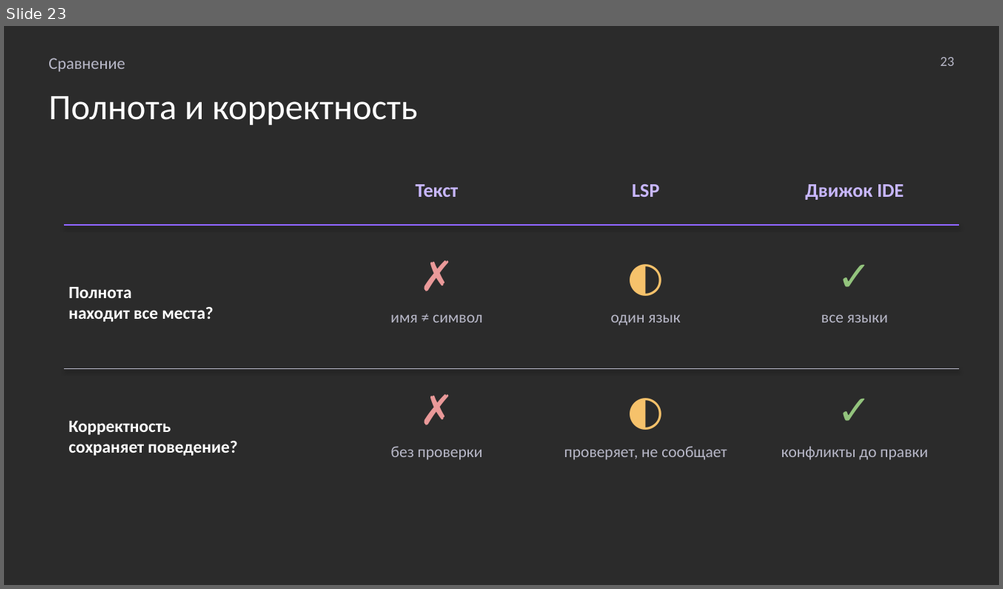
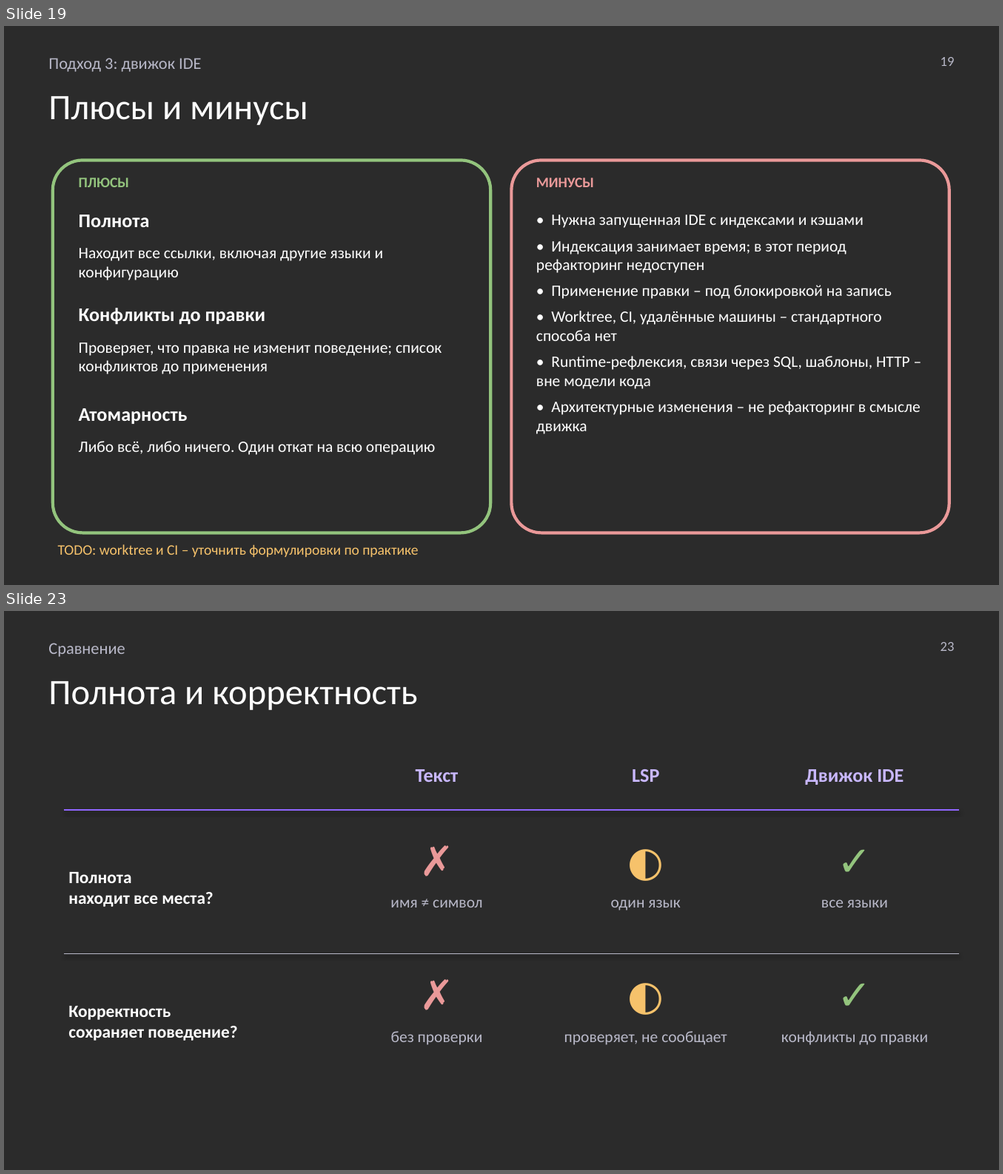
Before and after one commit to MchKosticyn/ide-refactoring-in-ai-agents, a slide deck: Доклад_ Рефакторинг в ИИ-агентах.pptx. Shown one above the other, each under a label of ours: slide 23 before the commit, slides 19 and 23 after it; the slides between them are not shown. The pictures are 1003x589 and 1003x1174 pixels, drawn with LibreOffice and Linux fonts; fonts in the diff are those of the drawing; background and template pictures are left out; a plain dark background stands for a picture behind light text. Boxes give left, top, right and bottom in pixels: in the first picture for what was removed or moved away, otherwise in the second. Text is boxed around its words. In the diff, an @@ line names an element or a change of style, - is before the commit and + after.

```diff
--- a/Доклад_ Рефакторинг в ИИ-агентах.pptx
+++ b/Доклад_ Рефакторинг в ИИ-агентах.pptx
@@ slide 19 added at bbox=[4, 26, 999, 585], background picture (left out) @@
@@ text added at bbox=[48, 58, 201, 72], 12 pt, text #B8B8C8 @@
+Подход 3: движок IDE
@@ text added at bbox=[940, 57, 954, 66], 10 pt, text #B8B8C8 @@
+19
@@ text added at bbox=[48, 96, 308, 125], 26 pt, text #FFFFFF @@
+Плюсы и минусы
@@ rounded rectangle added at bbox=[53, 160, 490, 533], outline #93C47D 2.25 pt @@
@@ text added at bbox=[79, 178, 129, 187], 10.5 pt, text #93C47D, bold @@
+ПЛЮСЫ
@@ rounded rectangle added at bbox=[511, 160, 949, 533], outline #EA9999 2.25 pt @@
@@ text added at bbox=[536, 178, 594, 187], 10.5 pt, text #EA9999, bold @@
+МИНУСЫ
@@ text added at bbox=[79, 215, 150, 227], 14 pt, text #FFFFFF, bold @@
+Полнота
@@ text added at bbox=[536, 215, 920, 434], 11.5 pt, text #FFFFFF @@
+• Нужна запущенная IDE с индексами и кэшами
+• Индексация занимает время; в этот период рефакторинг недоступен
+• Применение правки – под блокировкой на запись
+• Worktree, CI, удалённые машины – стандартного способа нет
+• Runtime-рефлексия, связи через SQL, шаблоны, HTTP – вне модели кода
+• Архитектурные изменения – не рефакторинг в смысле движка
@@ text added at bbox=[79, 248, 384, 281], 11.5 pt, text #FFFFFF @@
+Находит все ссылки, включая другие языки и конфигурацию
@@ text added at bbox=[79, 308, 265, 325], 14 pt, text #FFFFFF, bold @@
+Конфликты до правки
@@ text added at bbox=[79, 343, 441, 375], 11.5 pt, text #FFFFFF @@
+Проверяет, что правка не изменит поведение; список конфликтов до применения
@@ text added at bbox=[79, 409, 188, 424], 14 pt, text #FFFFFF, bold @@
+Атомарность
@@ text added at bbox=[79, 441, 435, 455], 11.5 pt, text #FFFFFF @@
+Либо всё, либо ничего. Один откат на всю операцию
@@ text added at bbox=[58, 545, 418, 558], 10.5 pt, text #F6C26B @@
+TODO: worktree и CI – уточнить формулировки по практике
```
Also in this commit, not shown: 23 slides changed, 1 other slide added, 4 slides removed, 2 other files.
